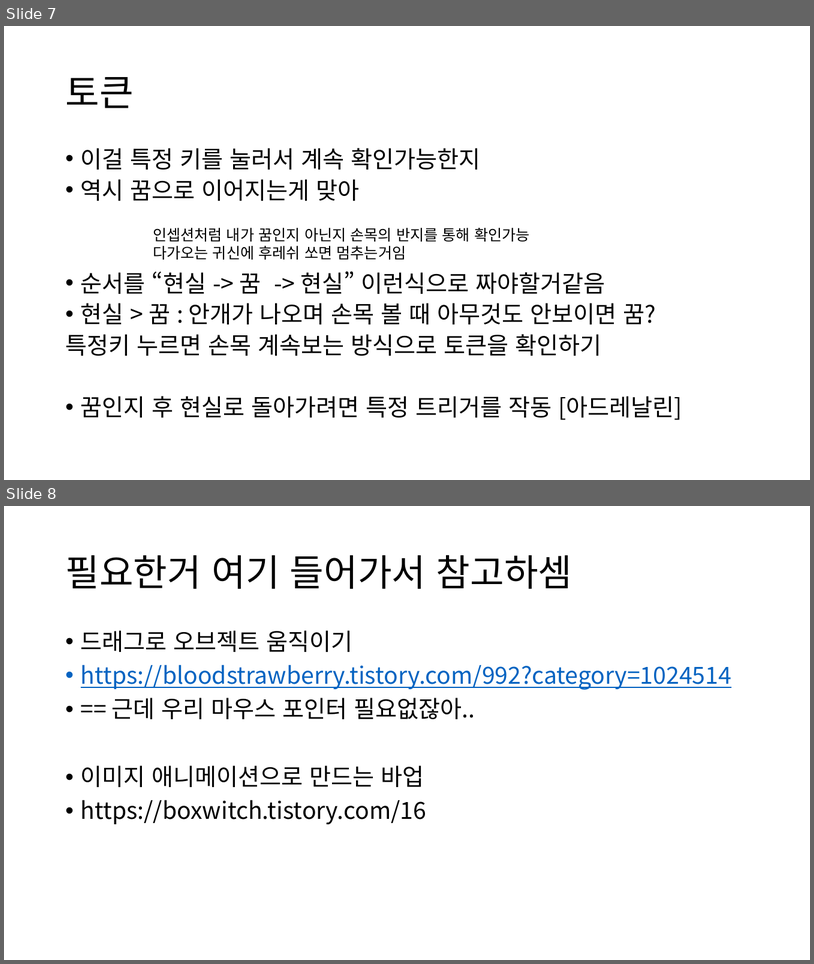
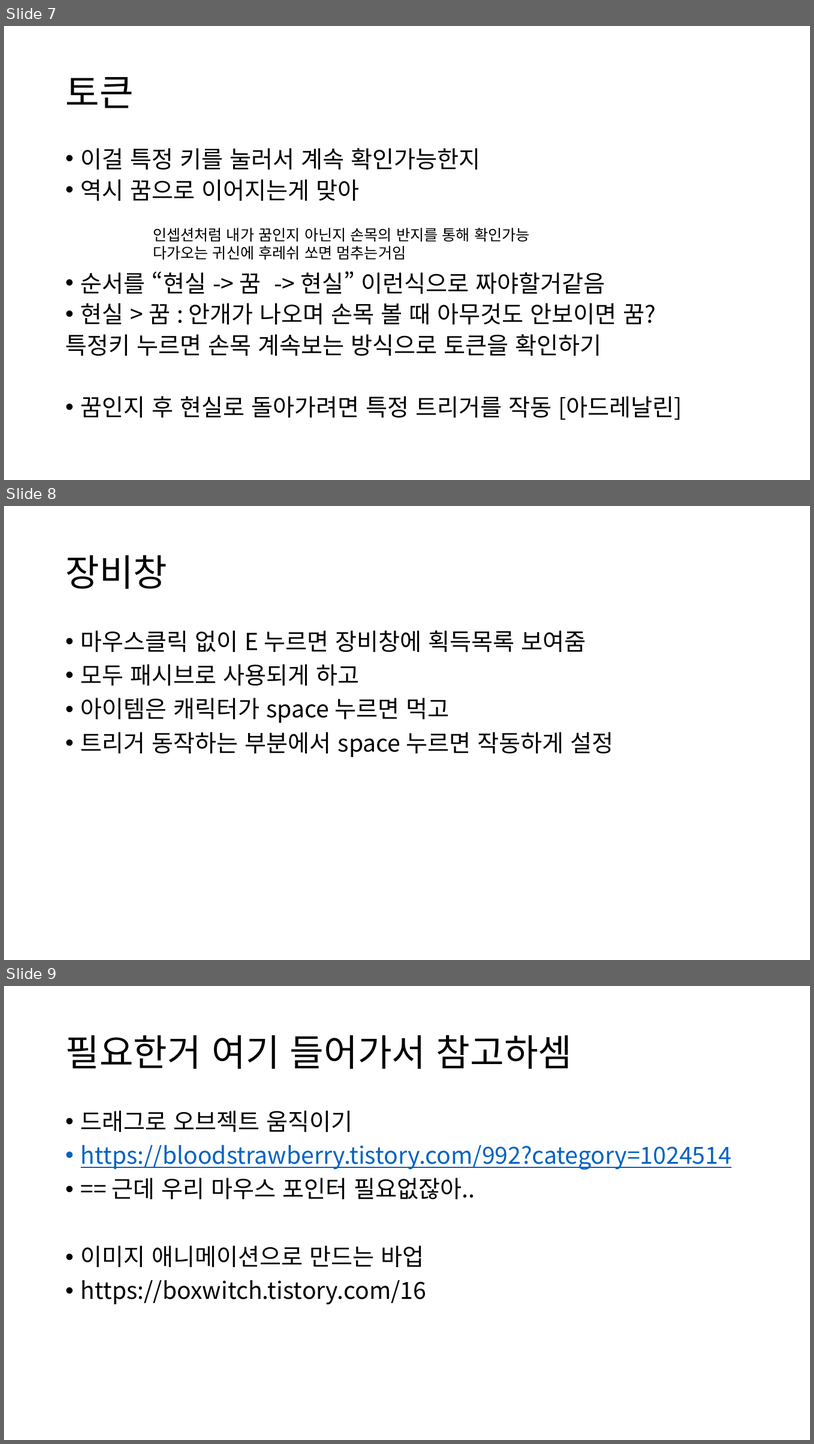
Before and after one commit to ksy642/MyPrototype, a slide deck: Documents/기획서/기획서.pptx. Shown one above the other, each under a label of ours: slides 7 and 8 before the commit, slides 7, 8 and 9 after it. The pictures are 814x964 and 814x1444 pixels, drawn with LibreOffice and Linux fonts; fonts in the diff are those of the drawing. Boxes give left, top, right and bottom in pixels: in the first picture for what was removed or moved away, otherwise in the second. Text is boxed around its words. In the diff, an @@ line names an element or a change of style, - is before the commit and + after.

Commit message:
생각나는대로의 기획2

```diff
--- a/Documents/기획서/기획서.pptx
+++ b/Documents/기획서/기획서.pptx
@@ slide 8 added at (4,506,810,960), background #FFFFFF @@
@@ title added at (65,555,167,589), 44 pt, text #000000 @@
+장비창
@@ text added at (81,630,614,757), 28 pt, text #000000 @@
+• 마우스클릭 없이 E 누르면 장비창에 획득목록 보여줌
+• 모두 패시브로 사용되게 하고
+• 아이템은 캐릭터가 space 누르면 먹고
+• 트리거 동작하는 부분에서 space 누르면 작동하게 설정
@@ what was slide 8 is now slide 9 @@
```
